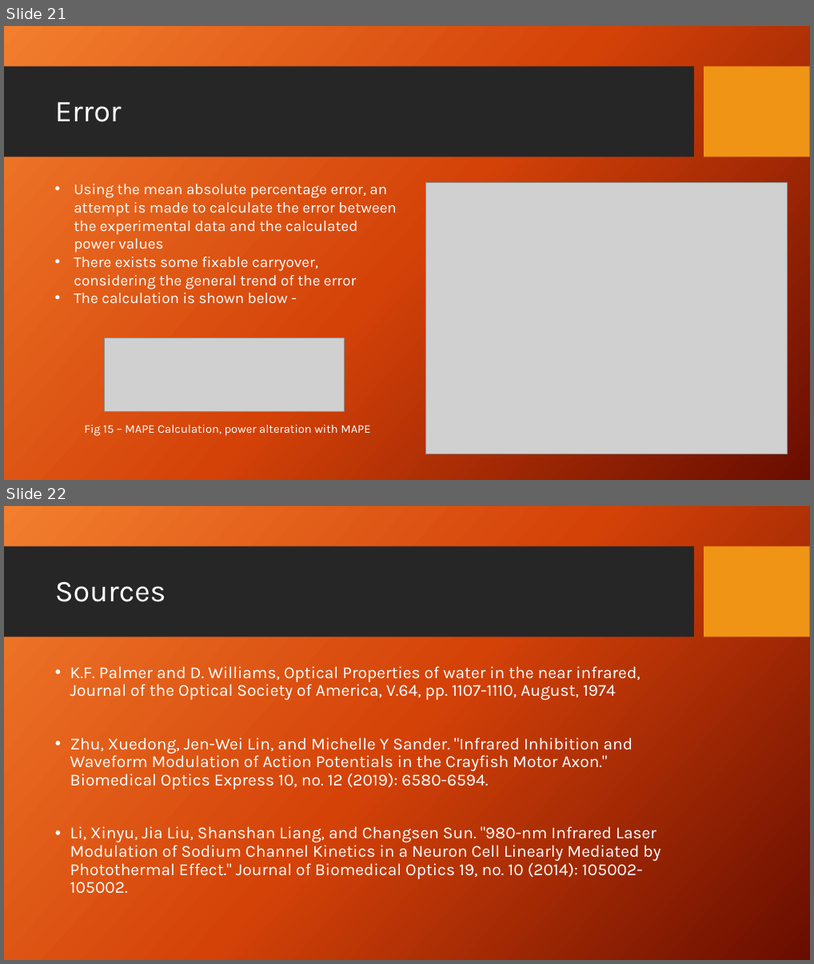
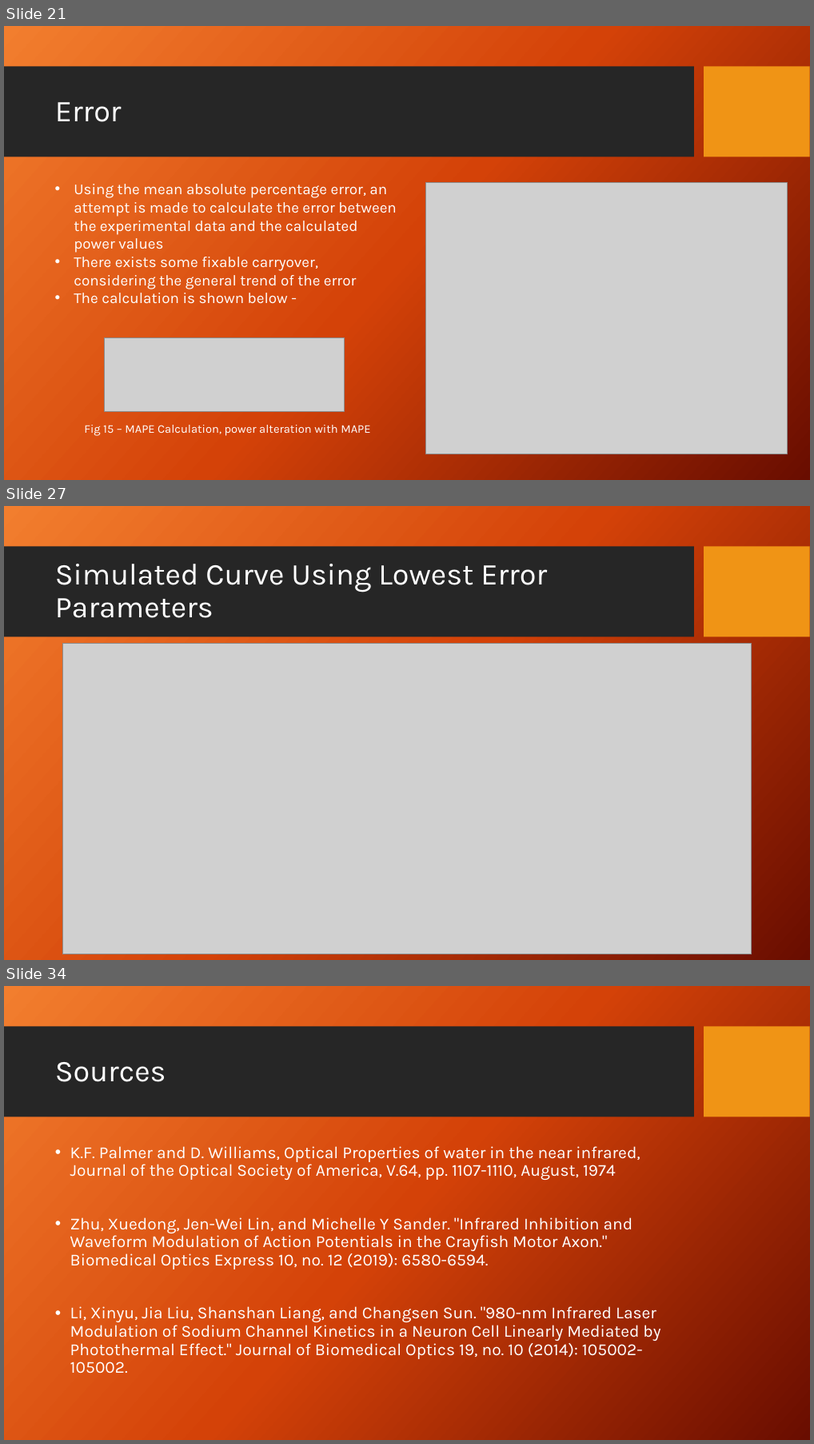
Before and after one commit to dbhatia00/NeuronSimulation, a slide deck: Presentations/Fall Updates/FallUpdate3.pptx. Shown one above the other, each under a label of ours: slides 21 and 22 before the commit, slides 21, 27 and 34 after it; the slides between them are not shown. The pictures are 814x964 and 814x1444 pixels, drawn with LibreOffice and Linux fonts; fonts in the diff are those of the drawing; grey boxes stand for pictures; background and template pictures are left out. Boxes give left, top, right and bottom in pixels: in the first picture for what was removed or moved away, otherwise in the second. Text is boxed around its words. In the diff, an @@ line names an element or a change of style, - is before the commit and + after.

```diff
--- a/Presentations/Fall Updates/FallUpdate3.pptx
+++ b/Presentations/Fall Updates/FallUpdate3.pptx
@@ slide 27 added at (4,506,810,960), background picture (left out); not listed: 2 template elements that a slide beside it also shows @@
@@ title added at (55,564,547,618), 36 pt, text #FFFFFF @@
+Simulated Curve Using Lowest Error Parameters
@@ picture added at (62,644,752,954) @@
@@ what was slide 22 is now slide 34 @@
```
Also in this commit, not shown: 1 slide changed, 12 other slides added, 1 other file.
